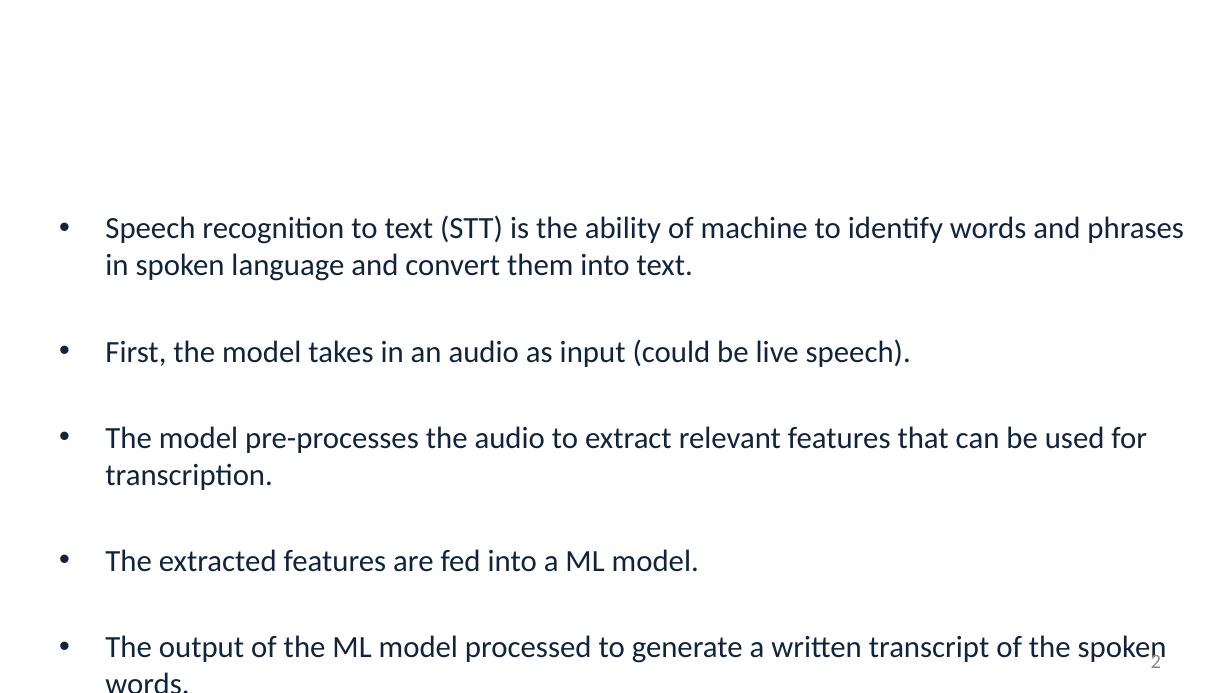
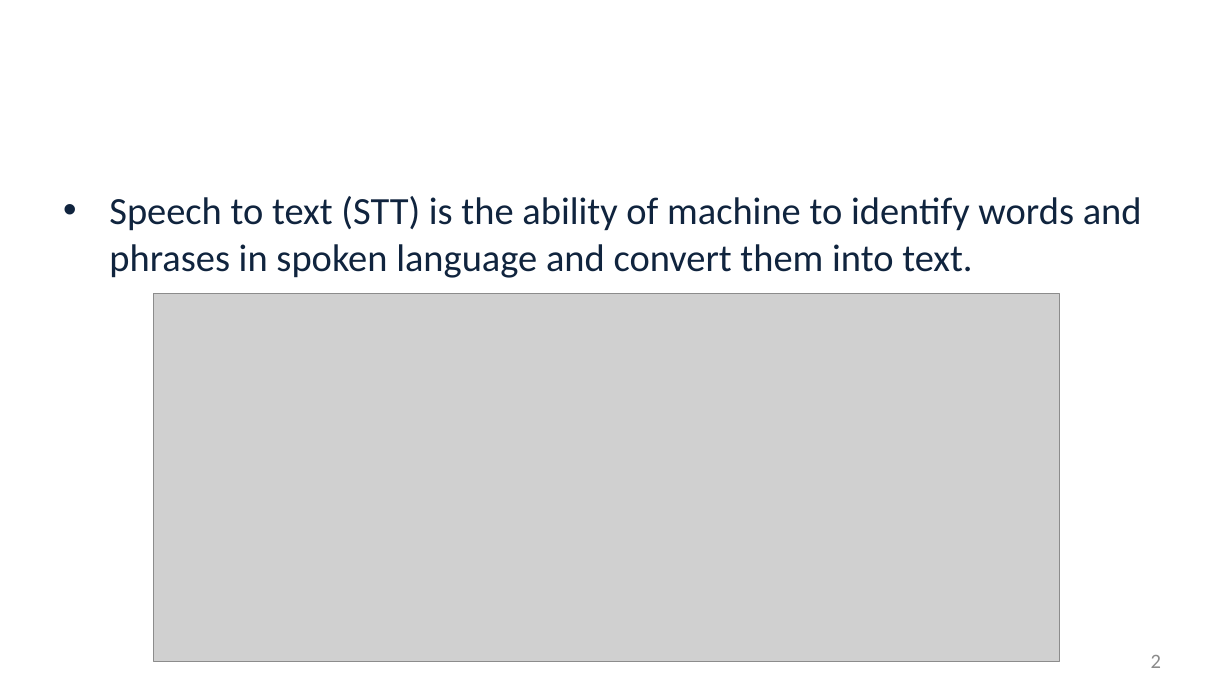
Before and after one commit to TalDerai/speech-recognition-filling-forms, a slide deck: slide 2 of Capstone Project Phase A-23-1-D-6.pptx. Drawn at 1232x693 pixels with LibreOffice and Linux fonts; fonts in the diff are those of the drawing; grey boxes stand for pictures; background and template pictures are left out. Boxes give left, top, right and bottom in pixels: in the first picture for what was removed or moved away, otherwise in the second. Text is boxed around its words. In the diff, an @@ line names an element or a change of style, - is before the commit and + after.

```diff
--- a/Capstone Project Phase A-23-1-D-6.pptx
+++ b/Capstone Project Phase A-23-1-D-6.pptx
@@ text added at (x1=109, y1=196, x2=1142, y2=278), 30 pt, text #0F243E @@
+• Speech to text (STT) is the ability of machine to identify words and phrases in spoken language and convert them into text.
@@ text removed at (x1=105, y1=216, x2=1184, y2=665) @@
-• Speech recognition to text (STT) is the ability of machine to identify words and phrases in spoken language and convert them into text.
-• First, the model takes in an audio as input (could be live speech).
-• The model pre-processes the audio to extract relevant features that can be used for transcription.
-• The extracted features are fed into a ML model.
-• The output of the ML model processed to generate a written transcript of the spoken words.
@@ title removed at (x1=440, y1=215, x2=503, y2=242) @@
-Introduction – STT
@@ picture added at (x1=153, y1=294, x2=1059, y2=662) @@
```
Also in this commit, not shown: 3 other slides changed, 4 slides added, 8 slides removed, 2 other files.
